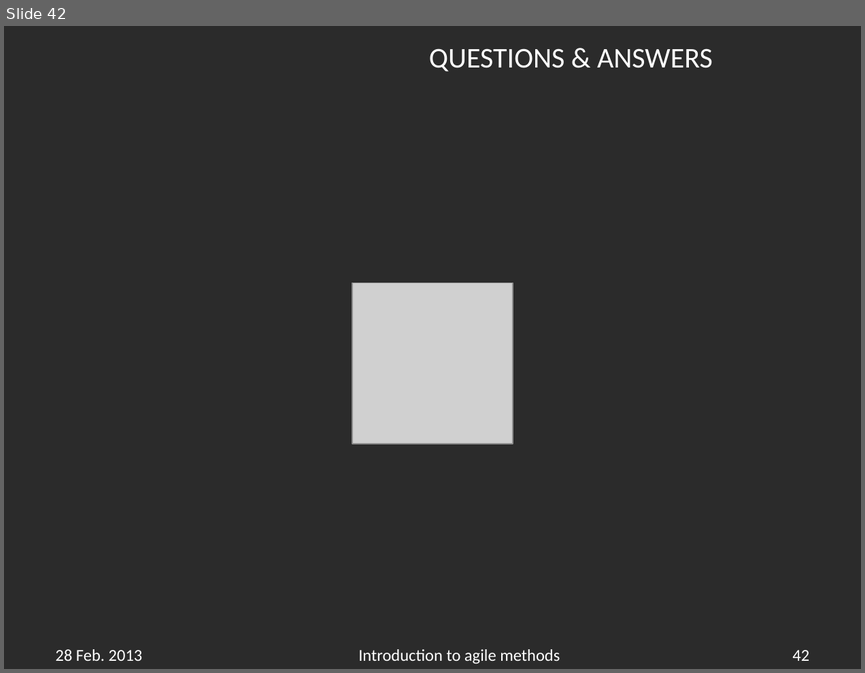
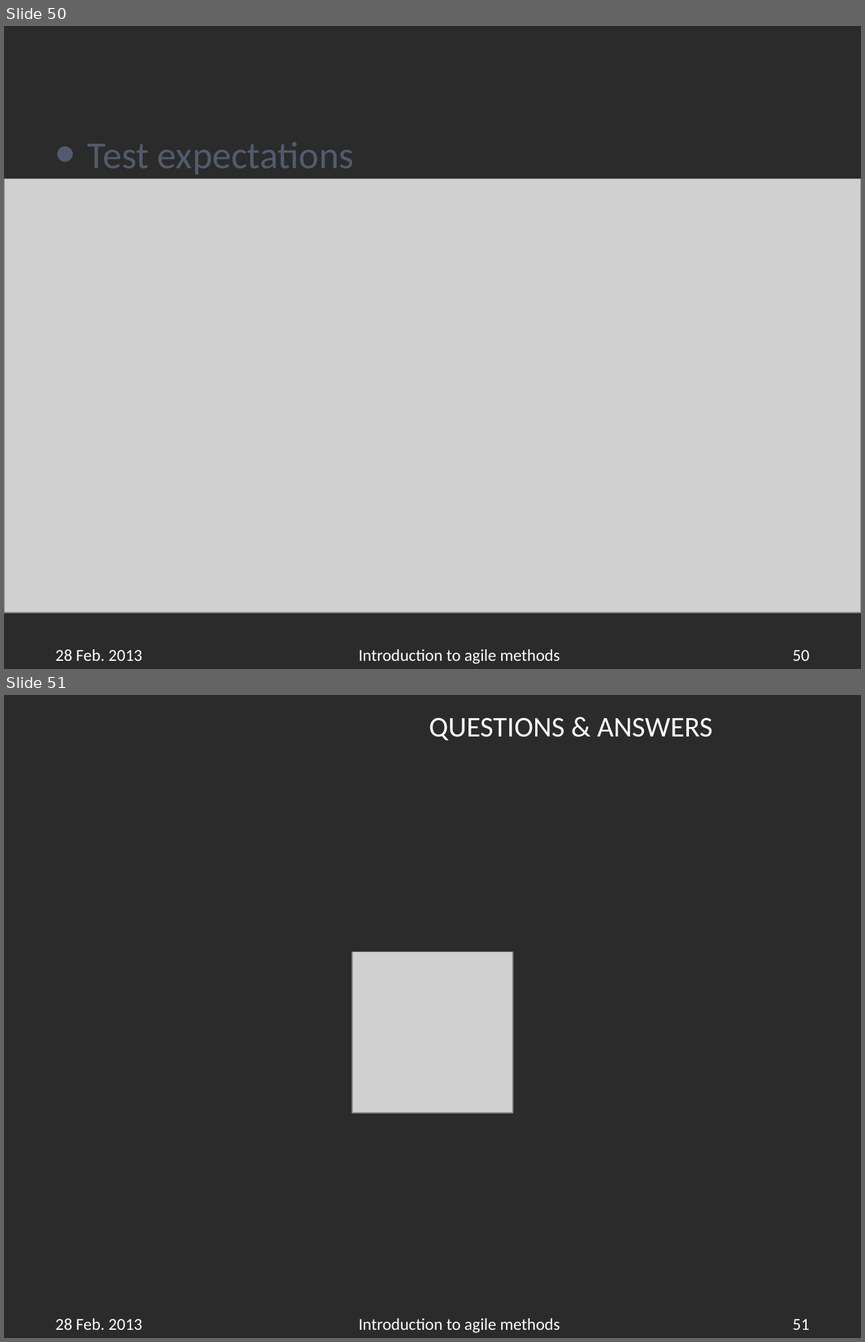
Before and after one commit to APGoblinShark/ap-bb-resources, a slide deck: AP-BrownBag(Javascript).pptx. Shown one above the other, each under a label of ours: slide 42 before the commit, slides 50 and 51 after it. The pictures are 865x673 and 865x1342 pixels, drawn with LibreOffice and Linux fonts; fonts in the diff are those of the drawing; grey boxes stand for pictures; background and template pictures are left out; a plain dark background stands for a picture behind light text. Boxes give left, top, right and bottom in pixels: in the first picture for what was removed or moved away, otherwise in the second. Text is boxed around its words. In the diff, an @@ line names an element or a change of style, - is before the commit and + after.

Commit message:
Sample unit test

```diff
--- a/AP-BrownBag(Javascript).pptx
+++ b/AP-BrownBag(Javascript).pptx
@@ slide 50 added at (x1=4, y1=26, x2=861, y2=669), background picture (left out) @@
@@ text added at (x1=88, y1=142, x2=354, y2=174), 32 pt, text #525B6E @@
+• Test expectations
@@ picture added at (x1=4, y1=178, x2=861, y2=612) @@
@@ text added at (x1=56, y1=649, x2=143, y2=660), 14 pt, text #FFFFFF @@
+28 Feb. 2013
@@ text added at (x1=358, y1=649, x2=560, y2=663), 14 pt, text #FFFFFF @@
+Introduction to agile methods
@@ page number added at (x1=792, y1=650, x2=809, y2=660), 14 pt, text #FFFFFF @@
+50
@@ what was slide 42 is now slide 51 @@
@@ page number at (x1=792, y1=1319, x2=809, y2=1329): text changed @@
-42
+51
```
Also in this commit, not shown: 1 slide changed, 8 other slides added.
